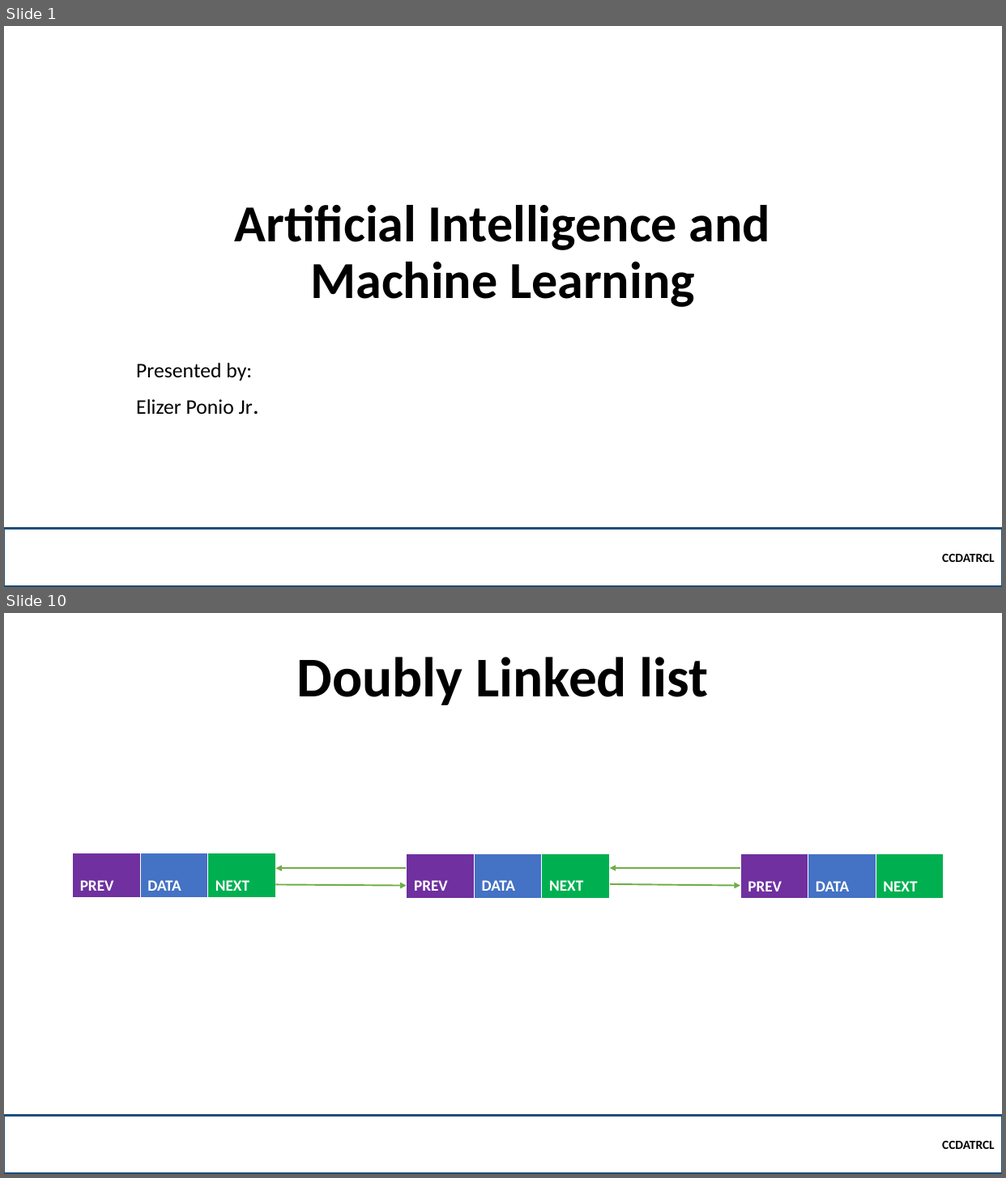
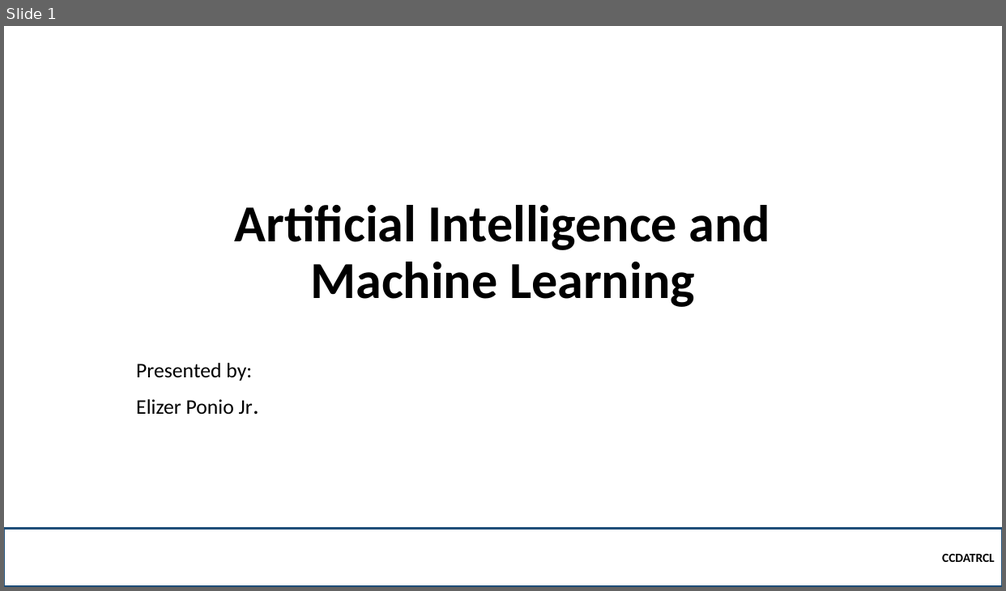
Before and after one commit to robitussin/CCINSYSL, a slide deck: 2 - Artificial Intelligence and Machine Learning/Introduction to Machine Learning.pptx. Shown one above the other, each under a label of ours: slides 1 and 10 before the commit, slide 1 after it; the slides between them are not shown. The pictures are 1006x1178 and 1006x591 pixels, drawn with LibreOffice and Linux fonts; fonts in the diff are those of the drawing; background and template pictures are left out. Boxes give left, top, right and bottom in pixels: in the first picture for what was removed or moved away, otherwise in the second. Text is boxed around its words. In the diff, an @@ line names an element or a change of style, - is before the commit and + after.

```diff
--- a/2 - Artificial Intelligence and Machine Learning/Introduction to Machine Learning.pptx
+++ b/2 - Artificial Intelligence and Machine Learning/Introduction to Machine Learning.pptx
@@ slide 10 removed at bbox=[4, 613, 1002, 1174], background picture (left out) @@
@@ title removed at bbox=[297, 657, 709, 705] @@
-Doubly Linked list
@@ table removed at bbox=[72, 854, 275, 898], 1 rows, 3 columns @@
-PREV | DATA | NEXT
@@ table removed at bbox=[407, 854, 609, 899], 1 rows, 3 columns @@
-PREV | DATA | NEXT
@@ table removed at bbox=[740, 854, 943, 899], 1 rows, 3 columns @@
-PREV | DATA | NEXT
@@ arrow removed from (407, 868) to (275, 868) @@
@@ arrow removed from (740, 868) to (610, 868) @@
@@ arrow removed from (275, 884) to (407, 885) @@
@@ arrow removed from (610, 884) to (740, 885) @@
@@ rectangle removed at bbox=[4, 1115, 1002, 1174] @@
-CCDATRCL
```
Also in this commit, not shown: 2 slides added, 10 other slides removed.
